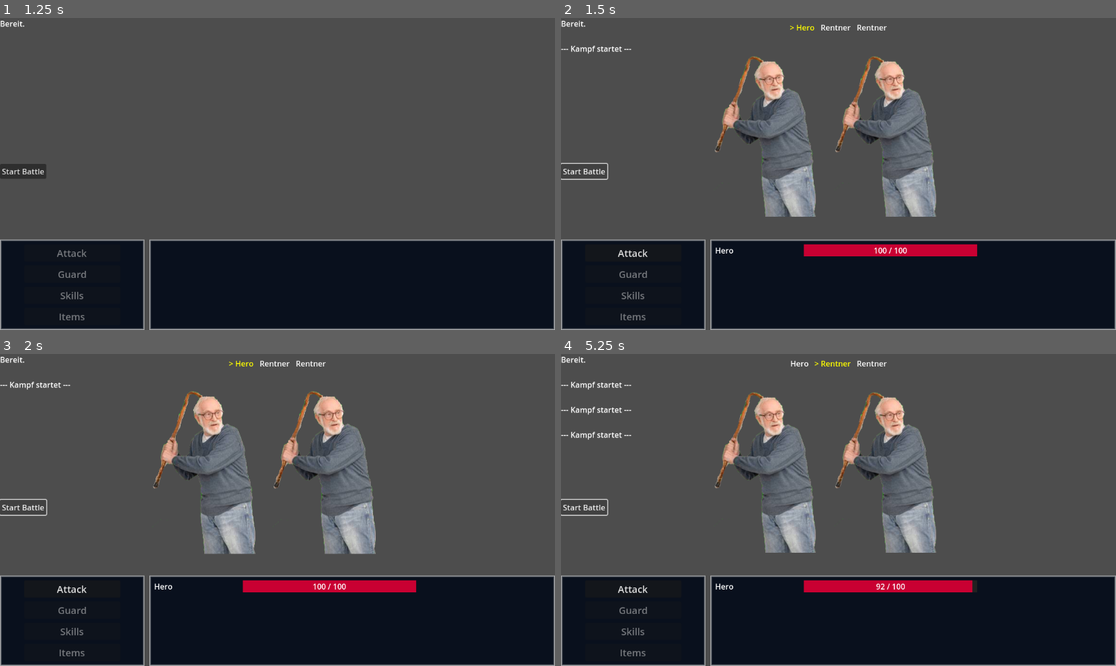
Above: before the commit, frames 1-4 (two rows, left to right).
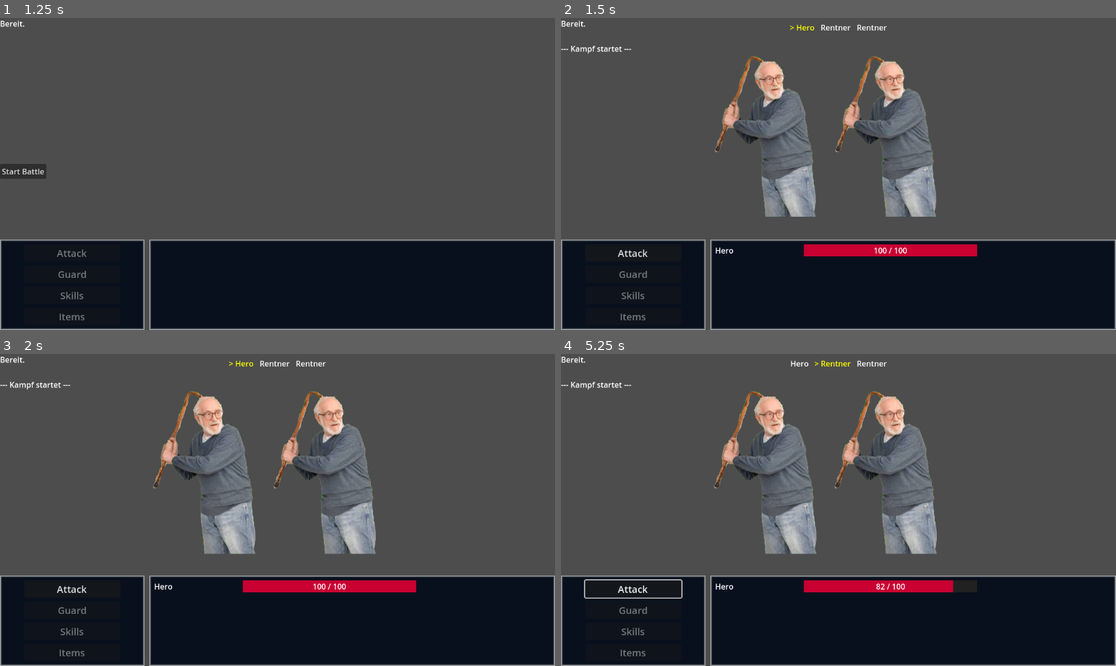
Above: after the commit, the same moments.

Repository: Marv0407/kotstulle-game
Game: Godot game, scene res://scenes/control.tscn
Two runs of this game, one before a commit and one after it. Both use one fixed random seed, a clock stepped at 60 frames per second and the inputs below.
Inputs (mouse positions are in pixels of both pictures, inside the frame that each line leads up to):
- Up to frame 1 (1.25 s): click "Start New Game" at 0.5 s
- Up to frame 2 (1.5 s): click "Start Battle" at 1.25 s
- Up to frame 3 (2 s): no input
- Up to frame 4 (5.25 s): click (583, 506) at 2 s, where only the run before the commit has a clickable "Start Battle"; click "Attack" at 2.75 s; click "Attack" at 3.5 s; click "Attack" at 4.25 s; click (583, 506) at 5 s, where only the run before the commit has a clickable "Start Battle"

Frame 1 is identical in both runs. In frame 2, 0.2% of the frame differs, in the area x 0-9%, y 46-52%; in frame 3, 0.2%; in frame 4, 1.7%, in the area x 0-75%, y 12-79%.

Commit message:
Add status effect system and enhance skill mechanics
Introduces a new StatusEffectData resource and integrates status effect application and processing into the battle system. Skills now support multiple hits, critical hits, and can apply status effects with configurable chance. Player character stats and skill data have been updated to support these new features, and relevant UI and logic adjustments have been made to accommodate the expanded mechanics.

Diff:
--- a/ressources/Player Characters/hero.tres
+++ b/ressources/Player Characters/hero.tres
@@ -8,10 +8,10 @@
 name = "Hero"
 max_hp = 100
 atk = 15
-def = 10
+def = 15
 sp_atk = 15
-sp_def = 10
-luck = 10
-speed = 10
+sp_def = 15
+luck = 15
+speed = 15
 level = 1
 metadata/_custom_type_script = "uid://b4vfx11poblgj"
--- a/ressources/skills/Stockhieb.tres
+++ b/ressources/skills/Stockhieb.tres
@@ -6,4 +6,5 @@
 script = ExtResource("1_qh10x")
 skill_name = "Stockhieb"
 target_selector = "random"
+base_damage = 5
 metadata/_custom_type_script = "uid://d0ehdwbbf3lbd"
--- a/scripts/SkillData.gd
+++ b/scripts/SkillData.gd
@@ -16,6 +16,13 @@
 @export_group("Damage & Type")
 @export_enum("Physical", "Magic", "True") var damage_type: String = "Physical"
 @export var base_damage: int = 10
+@export var can_crit: bool = true
+@export var crit_multiplier: float = 1.5
 @export_range(0.0, 5.0) var scaling_factor: float = 1.0
-@export_range(0.0, 1.0) var crit_chance: float = 0.1
 @export_enum("atk", "sp_atk", "luck", "speed") var scaling_stat: String = "atk"
+@export var hit_count: int = 1
+@export var delay_between_hits: float = 0.1
+
+@export_group("Status Effects")
+@export var status_to_apply: StatusEffectData
+@export_range(0, 100) var chance_to_apply: float = 100.0
--- /dev/null
+++ b/scripts/StatusEffectData.gd
@@ -0,0 +1,15 @@
+extends Resource
+class_name StatusEffectData
+
+@export var effect_name: String = ""
+@export var icon: Texture2D
+@export var duration: int = 3
+@export_enum("Buff", "Debuff", "DoT") var type: String = "DoT"
+@export var is_stackable: bool = false
+@export var stack_cap: int = 5
+var current_stacks: int = 1
+
+@export_group("Values")
+@export var damage_per_turn: int = 0
+@export var stat_modifier: float = 1.0 # 1.1 wäre +10% auf einen Stat
+@export_enum("atk", "def", "speed") var affected_stat: String = "atk"
--- a/scripts/battle_char.gd
+++ b/scripts/battle_char.gd
@@ -4,6 +4,7 @@
 var data: CharData
 var current_hp: int
 var battle_node: Node2D
+var active_effects: Array[StatusEffectData] = []
 
 func _ready() -> void:
 	pass
@@ -27,3 +28,15 @@
 
 func get_lvl() -> int:
 	return data.level
+
+func get_stat(stat_name: String) -> int:
+	var base_value = data.get(stat_name)
+	var multiplier = 1.0
+
+	for effect in active_effects:
+		if effect.affected_stat == stat_name:
+
+			var effect_strength = (1.0 - effect.stat_modifier) * effect.current_stacks
+			multiplier -= effect_strength
+
+	return int(base_value * max(0.1, multiplier)) # Nicht unter 10% sinken lassen
--- a/scripts/battle_manager.gd
+++ b/scripts/battle_manager.gd
@@ -1,9 +1,7 @@
 extends Node
 class_name  BattleManager
 
-####################
-# Variables
-####################
+#region VARIABLES
 @export var party_data: Array[CharData]
 @export var enemy_data: Array[CharData]
 @export var turn_order_container: HBoxContainer
@@ -24,6 +22,7 @@
 @onready var particelSpawner = $"../DebugUI/HBoxContainer/ParticelSpawner"
 @onready var spawn_point = $"../DebugUI/EnemyPositionAnchor/EnemyPartyContainer"
 @onready var party_panel: PartyHUD = $"../DebugUI/CanvasLayer/PartyMenuContainer/ColorRect/PartyHUDContainer"
+#endregion
 
 ####################
 # Functions
@@ -75,10 +74,10 @@
 	process_battle_loop()
 
 func process_turn():
+	var actor = get_current_actor()
+	process_status_effects(actor)
 	if is_battle_over():
 		return
-
-	var actor = get_current_actor()
 
 	if not actor.is_alive():
 		next_turn()
@@ -105,15 +104,18 @@
 		execute_skill(actor, selected_skill, first_target)
 
 func execute_skill(user: BattleCharacter, skill: SkillData, target: BattleCharacter):
-	# 1. Schadensberechnung basierend auf Skill Werten
-	# Formel: (Base Damage + a.atk * scaling) - b.def
-	var scaling_value = user.data.atk # TODO: user.data.get(skill.scaling_stat)
-	var damage = (skill.base_damage + (scaling_value * skill.scaling_factor)) - target.data.def
-	damage = max(1, int(damage))
-
-	apply_skill_effects(user, target, damage, skill)
+
+	for i in range(skill.hit_count):
+		var damage = calculate_damage(user, target, skill)
+		apply_skill_effects(user, target, damage, skill)
+		if skill.hit_count > 1:
+			await get_tree().create_timer(skill.delay_between_hits).timeout
+
+	if skill.status_to_apply and randf() * 100 < skill.chance_to_apply:
+		apply_status_effect(target, skill.status_to_apply)
 
 	await get_tree().create_timer(0.8).timeout
+
 	next_turn()
 	process_turn()
 
@@ -195,7 +197,7 @@
 ####################
 # Helpers
 ####################
-# --- TURN STATES ---
+#region TURN STATES
 func is_player_turn() -> bool:
 	var actor = get_current_actor()
 	return actor.is_player_controlled
@@ -237,9 +239,9 @@
 	if player_won:
 		var _sum_exp = 0
 		for e in enemies: _sum_exp += e.data.xp
-# ---------------
-
-# --- VISUALS ---
+#endregion
+
+#region VISUALS
 func despawn_enemy_visual(character: BattleCharacter):
 	if character.battle_node:
 		# TODO insert other/different animations here later
@@ -286,9 +288,9 @@
 
 	if target.current_hp <= 0:
 		despawn_enemy_visual(target)
-# ---------------
-
-# --- LOGIC ---
+#endregion
+
+#region LOGIC
 func get_targets_dynamic(user: BattleCharacter, config: Dictionary) -> Array[BattleCharacter]:
 	var pool: Array[BattleCharacter] = []
 
@@ -322,6 +324,61 @@
 
 	return final_targets
 
+func calculate_damage(attacker: BattleCharacter, target: BattleCharacter, skill: SkillData) -> int:
+	var attacker_stat = attacker.data.get(skill.scaling_stat)
+	var raw_damage = skill.base_damage + (attacker_stat * skill.scaling_factor)
+
+	if skill.can_crit:
+		var crit_chance = attacker.data.luck * 0.5
+		if randf() * 100 < crit_chance:
+			raw_damage *= skill.crit_multiplier
+			print("KRITISCHER TREFFER!") # Später: Signal für gelbe Zahlen
+
+	var defense = target.data.def
+	@warning_ignore("integer_division")
+	var final_damage = int(raw_damage) - (defense / 2)
+
+	if skill.damage_type == "Heal":
+		return -int(raw_damage)
+
+	return max(1, final_damage) # Mindestens 1 Schaden
+
+func apply_status_effect(target: BattleCharacter, effect_data: StatusEffectData):
+	var existing_effect = null
+	for e in target.active_effects:
+		if e.effect_name == effect_data.effect_name:
+			existing_effect = e
+			break
+
+	if existing_effect:
+		existing_effect.duration = effect_data.duration
+
+		if existing_effect.is_stackable:
+			existing_effect.current_stacks = min(
+				existing_effect.current_stacks + 1,
+				existing_effect.stack_cap
+			)
+			print(target.data.name, ": ", existing_effect.effect_name, " gestapelt auf ", existing_effect.current_stacks)
+	else:
+		var new_effect = effect_data.duplicate()
+		new_effect.current_stacks = 1
+		target.active_effects.append(new_effect)
+		print(target.data.name, " leidet nun unter: ", new_effect.effect_name)
+
+	# TODO: kleines Icon über dem Gegner spawnen
+
+func process_status_effects(actor: BattleCharacter):
+	for i in range(actor.active_effects.size() - 1, -1, -1):
+		var effect = actor.active_effects[i]
+
+		if effect.type == "DoT" and effect.damage_per_turn > 0:
+			var total_dot_damage = effect.damage_per_turn * effect.current_stacks
+			apply_skill_effects(null, actor, total_dot_damage, null)
+
+		effect.duration -= 1
+		if effect.duration <= 0:
+			actor.active_effects.remove_at(i)
+
 func get_alive_party() -> Array[BattleCharacter]:
 	return party.filter(func(c): return c.is_alive())
 
@@ -330,4 +387,4 @@
 
 func is_battle_over() -> bool:
 	return get_alive_party().is_empty() or get_alive_enemies().is_empty()
-# ---------------
+#endregion
--- a/scripts/battle_test.gd
+++ b/scripts/battle_test.gd
@@ -13,6 +13,7 @@
 	log_label.text += "\n--- Kampf startet ---\n"
 	attack_btn.disabled = false
 	battle_manager.start_battle()
+	start_battle_btn.hide()
 
 func _on_basic_attack_pressed() -> void:
 	battle_manager.debug_player_attack()
Not shown, added: scripts/StatusEffectData.gd.uid
